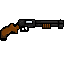
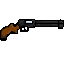
Comparing the layer stacks of the two 64×64 images. Changes:
painted on "Layer 4" over [42, 24, 51, 29]
painted on "Layer 5" over [43, 24, 50, 29]
